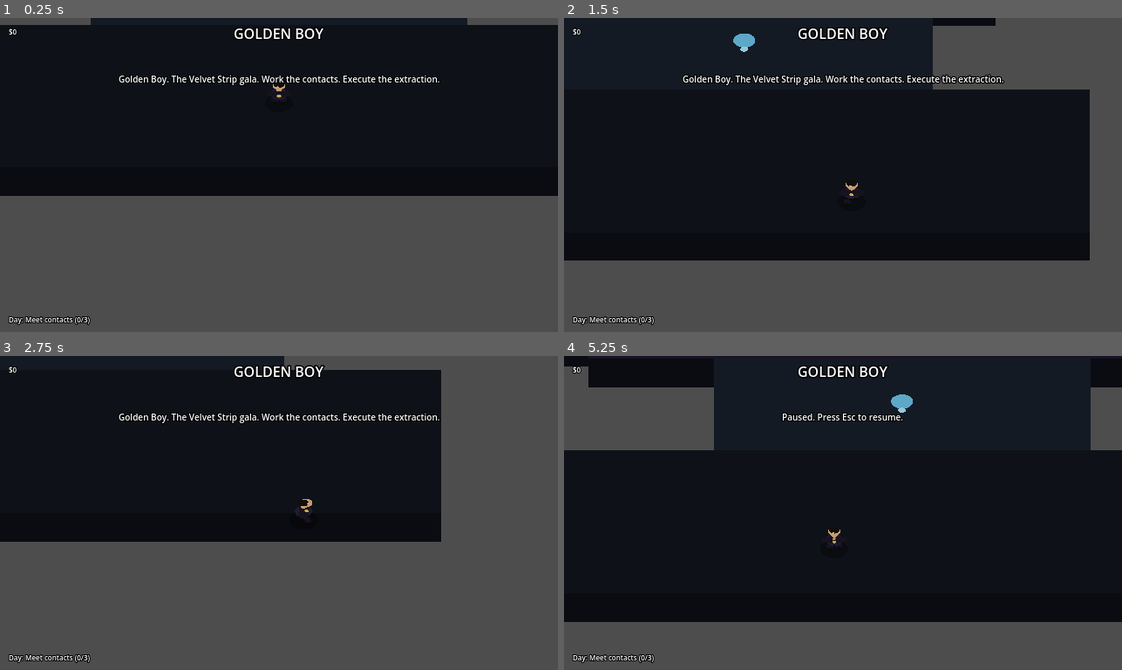
Above: before the commit, frames 1-4 (two rows, left to right).
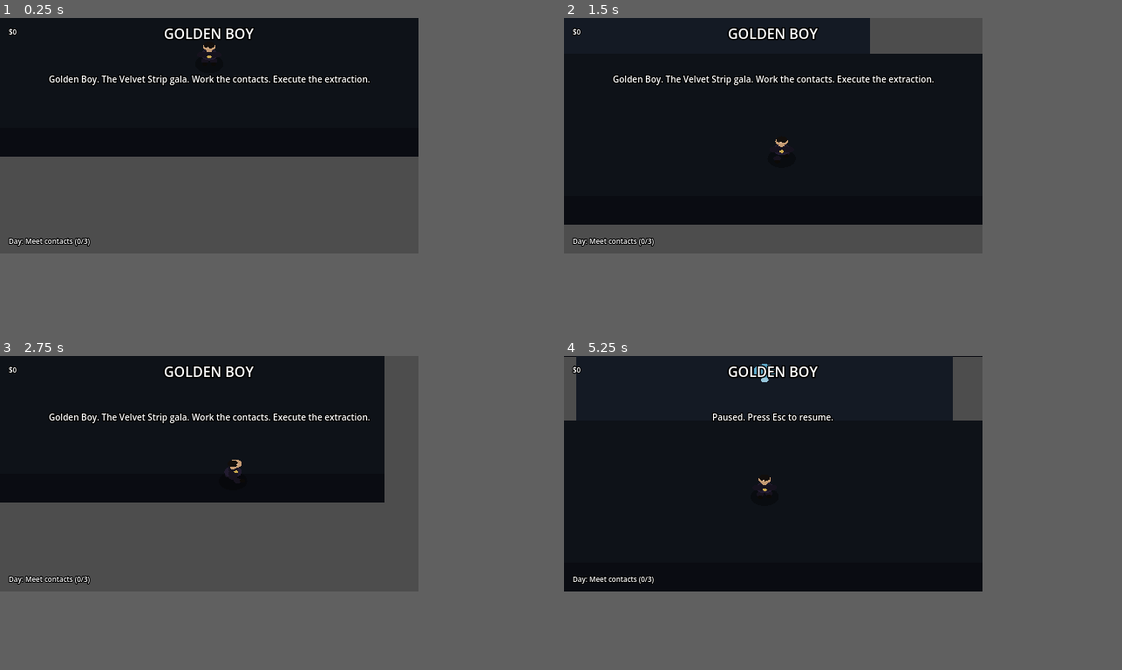
Above: after the commit, the same moments.

Repository: TheJohnCipher/golden_boy_3d_orthographic_closecam
Game: Godot game, scene res://scenes/main.tscn
Two runs of this game, one before a commit and one after it. Both use one fixed random seed, a clock stepped at 60 frames per second and the inputs below.
Inputs:
- Up to frame 1 (0.25 s): no input
- Up to frame 2 (1.5 s): hold D (move_right) 0.53-1.28 s; hold E (interact) 0.53-1.28 s; tap Shift (sprint, bound only before the commit) at 0.8, 1.35 s; hold S (move_back) from 1.28 s (still down)
- Up to frame 3 (2.75 s): tap E (interact) at 1.55 s; release S (move_back) at 2.03 s; hold D (move_right) from 2.03 s (still down); hold E (interact) from 2.03 s (still down); tap Shift (sprint, bound only before the commit) at 2.3 s
- Up to frame 4 (5.25 s): release D (move_right) at 2.78 s; release E (interact) at 2.78 s; hold W (move_forward) 2.78-3.53 s; tap Tab (phase_switch) at 2.85 s; tap E (interact) at 3.05, 4.35 s; hold Shift (sprint, bound only before the commit) 3.53-4.28 s; hold A (move_left) 3.53-5.03 s; tap P (pause) at 4.15 s; tap F11 (toggle_fullscreen) at 4.9 s; hold S (move_back) from 5.03 s (still down); hold Shift (sprint, bound only before the commit) from 5.03 s (still down)
The window is 640x360 before the commit and 480x270 after it. Grey fills any space a smaller window leaves; there, only what the larger window draws over its background counts as a difference.

The runs differ from the first frame. In frame 1, 25% of the frame differs, in the area x 0-100%, y 0-98%; in frame 2, 24%; in frame 3, 17%; in frame 4, 36%.

Commit message:
Fix world_2d.gd syntax, NPC typed arrays, and map rendering logic

Diff:
--- a/scripts/npc_2d.gd
+++ b/scripts/npc_2d.gd
@@ -1,7 +1,6 @@
 extends CharacterBody2D
 
 signal suspicion_detected(amount: float, npc_name: String)
-signal interaction_started(npc)
 
 var world_ref        = null
 var npc_name         := "NPC"
--- a/scripts/world_2d.gd
+++ b/scripts/world_2d.gd
@@ -4,12 +4,7 @@
 const MissionManager = preload("res://scripts/mission_manager.gd")
 # Constants are now handled via GameConstants class
 
-# ── Light proxy so mission_controller tweens work in 2D ──────────────────────
 const HUD_SCENE = preload("res://scenes/hud_2d.tscn")
-
-class LightProxy extends Node:
-	var light_energy : float = 0.0
-	var visible      : bool  = true
 
 # ── Mission state (same contract as world_3d) ─────────────────────────────────
 var contact_npcs       : Array = []
@@ -24,13 +19,7 @@
 var near_extraction    := false
 var phase_transition_in_progress := false
 
-# 2D-specific: null so mission_controller's _apply_environment_profile no-ops
-var environment        = null
-var day_sun  : LightProxy
-var moon_light : LightProxy
-var point_lights       : Array = []
 var npc_root   : Node2D
-var marker_root : Node2D
 var hud                : CanvasLayer
 
 var _camera    : Camera2D
@@ -43,19 +32,17 @@
 func _ready() -> void:
 	mission = MissionManager.new()
 	add_child(mission)
-
-	_init_input_map()
-	_setup_hud() # Initialize HUD early so other nodes can reference it
 	mission.message_requested.connect(_show_message)
 	mission.mission_failed.connect(_fail_mission)
 	mission.difficulty_spiked.connect(_on_difficulty_spiked)
 
+	_init_input_map()
 	_init_roots()
-	_init_lights()
 	_setup_camera()
 	_setup_environment_layers()
 	_spawn_player_node()
 	_spawn_npc_nodes()
+	_setup_hud()
 	_configure_window()
 	_find_level_node()
 	_apply_phase_visibility()
@@ -66,38 +53,16 @@
 # ── Window ────────────────────────────────────────────────────────────────────
 func _configure_window() -> void:
 	var win := get_viewport().get_window()
-	# Viewport mode keeps pixels sharp; EXPAND fills non-standard aspect ratios
 	win.content_scale_mode = Window.CONTENT_SCALE_MODE_VIEWPORT
-	win.content_scale_aspect = Window.CONTENT_SCALE_ASPECT_EXPAND
-	win.content_scale_size = Vector2i(640, 360)
-
-	# Ensure the game world textures stay blocky and sharp, not blurry
-	texture_filter = CanvasItem.TEXTURE_FILTER_NEAREST
-
+	win.content_scale_size = Vector2i(480, 270)
 	var scr := DisplayServer.window_get_current_screen()
-	# Set window position and size to match the display before entering fullscreen
+	win.size     = DisplayServer.screen_get_size(scr)
 	win.position = DisplayServer.screen_get_position(scr)
-	win.size = DisplayServer.screen_get_size(scr)
-
-	if OS.get_name() != "Web":
-		win.mode = Window.MODE_FULLSCREEN
-	else:
-		win.mode = Window.MODE_WINDOWED
+	win.mode     = Window.MODE_FULLSCREEN
 
 # ── Roots & lights ────────────────────────────────────────────────────────────
 func _init_roots() -> void:
 	npc_root    = Node2D.new(); npc_root.name    = "NPCs";    add_child(npc_root)
-	marker_root = Node2D.new(); marker_root.name = "Markers"; add_child(marker_root)
-
-func _init_lights() -> void:
-	day_sun    = LightProxy.new()
-	moon_light = LightProxy.new()
-	day_sun.light_energy    = 1.8;  day_sun.set_meta("base_energy", 1.8)
-	moon_light.light_energy = 0.0;  moon_light.set_meta("base_energy", 0.32)
-	day_sun.visible    = true
-	moon_light.visible = false
-	add_child(day_sun)
-	add_child(moon_light)
 
 # ── Runtime Overlays ─────────────────────────────────────────────────────────
 func _draw() -> void:
@@ -108,20 +73,11 @@
 	hud.show_temporary_message(txt)
 
 func _apply_phase_visibility() -> void:
-	var is_day = (mission.phase == "day")
-	var is_night = (mission.phase == "night")
-
-	for npc in contact_npcs:
-		if is_instance_valid(npc): npc.visible = is_day
-	for npc in civilian_npcs:
-		if is_instance_valid(npc): npc.visible = is_day
-	for npc in guard_npcs:
-		if is_instance_valid(npc): npc.visible = is_night
-
-	if is_instance_valid(target_npc):
-		target_npc.visible = is_night
-	if is_instance_valid(extraction_marker):
-		extraction_marker.visible = (is_night and mission.takedown_done)
+	for npc in contact_npcs: npc.visible = (mission.phase == "day")
+	for npc in civilian_npcs: npc.visible = (mission.phase == "day")
+	if target_npc: target_npc.visible = (mission.phase == "night")
+	for npc in guard_npcs: npc.visible = (mission.phase == "night")
+	if extraction_marker: extraction_marker.visible = (mission.phase == "night" and mission.takedown_done)
 
 func _fail_mission(reason: String) -> void:
 	_show_message("MISSION FAILED: " + reason)
@@ -129,7 +85,7 @@
 
 # ── NPCs ──────────────────────────────────────────────────────────────────────
 func _update_prompt() -> void:
-	if mission.is_failed or mission.is_complete or hud == null: return
+	if mission.is_failed or mission.is_complete: return
 	for npc in npc_root.get_children():
 		if npc.can_interact(player) or npc.is_takedown_reachable(player):
 			hud.set_prompt("[ E ] " + ("Talk to " if npc.role == "contact" else "Takedown ") + npc.npc_name)
@@ -144,16 +100,8 @@
 # We keep these callbacks so the level can trigger them.
 func _on_extract_entered(body) -> void: if body == player: near_extraction = true
 func _on_extract_exited(body) -> void: if body == player: near_extraction = false
-
-func _on_shadow_entered(body) -> void:
-	if body == player:
-		player.enter_shadow()
-		create_tween().tween_property(player, "modulate", Color(0.4, 0.5, 0.8), 0.2)
-
-func _on_shadow_exited(body) -> void:
-	if body == player:
-		player.exit_shadow()
-		create_tween().tween_property(player, "modulate", Color.WHITE, 0.2)
+func _on_shadow_entered(body) -> void: if body == player: player.enter_shadow()
+func _on_shadow_exited(body) -> void: if body == player: player.exit_shadow()
 
 # ── Game loop ─────────────────────────────────────────────────────────────────
 func _process(delta: float) -> void:
@@ -226,8 +174,7 @@
 	var map = {
 		"move_left": KEY_A, "move_right": KEY_D, "move_forward": KEY_W, "move_back": KEY_S,
 		"interact": KEY_E, "phase_switch": KEY_TAB, "restart_level": KEY_R,
-		"toggle_fullscreen": KEY_F11, "pause": KEY_P, "toggle_mouse_capture": KEY_ESCAPE,
-		"sprint": KEY_SHIFT
+		"toggle_fullscreen": KEY_F11, "pause": KEY_P, "toggle_mouse_capture": KEY_ESCAPE
 	}
 	for act in map:
 		if not InputMap.has_action(act):
@@ -262,8 +209,7 @@
 	var cs = CollisionShape2D.new(); var sh = CircleShape2D.new()
 	sh.radius = 6.0; cs.shape = sh; player.add_child(cs)
 	player.position = Vector2(320.0, 530.0); add_child(player)
-	_camera.get_parent().remove_child(_camera)
-	player.add_child(_camera); _camera.position = Vector2.ZERO
+	_camera.reparent(player); _camera.position = Vector2.ZERO
 
 func _spawn_npc_nodes() -> void:
 	for s in GameConstants.NPC_SPAWNS:
Not shown, changed: README.md
Not shown, changed: TODO.md
Not shown, changed: docs/architecture.md
Not shown, changed: docs/city_block_map.md
Not shown, added: docs/project_summary.md
